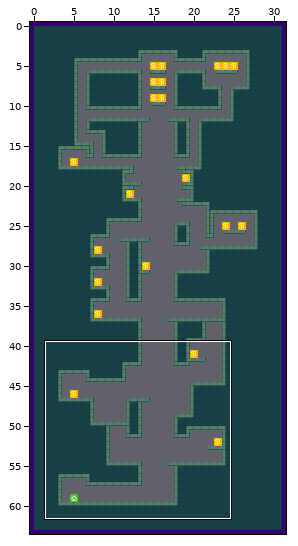
An edit to a level. Tiled map, src/assets/tiled/maps/level_vertical.tmx. The first picture is a wide view before the edit; the outline marks the close-up.
Close-up. The starting point:
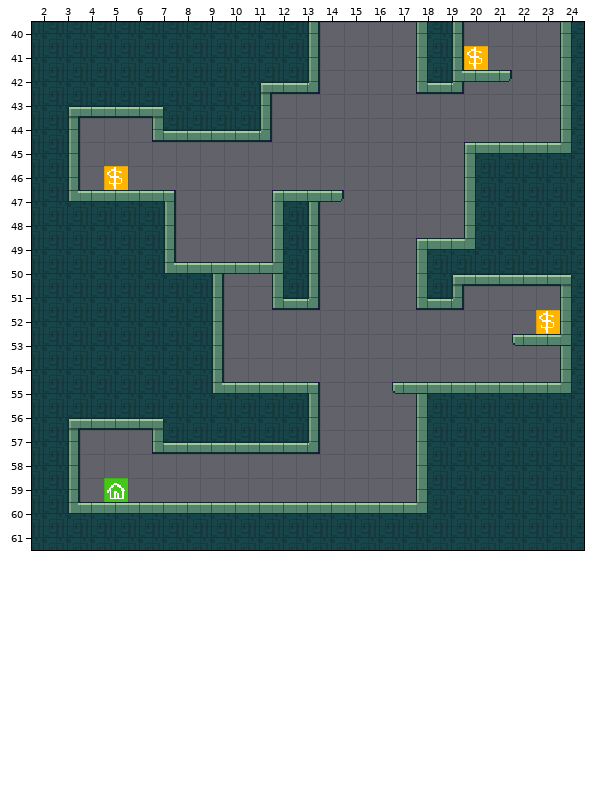
Cells are 16x16 px. Shown: x 2..24, y 40..61. The commit also changed other parts of the map, which this record leaves out.
And afterwards:
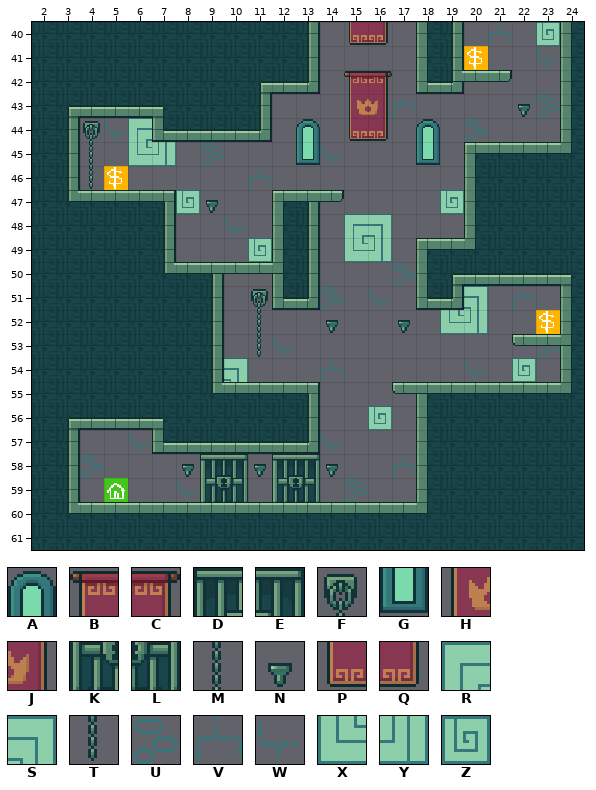
Key: from "tileset_decoration": A 0, B 1, C 2, D 3, E 4, F 5, G 6, H 7, J 8, K 9, L 10, M 11, N 12, P 13, Q 14, R 15, S 16, T 17, U 18, V 19, W 20, X 21, Y 22, Z 23.
_ is an empty cell, . an unchanged one.
The edit:
--- layer "layer_decoration"
@@ x 4..23 @@
-40 ...........__...._._
-41 ..................._
-42 ...........__.......
-43 ...........___....__
-44 ___......_.__._._...
-45 _.__._...__..._.....
-46 _......_............
-47 ....__........._....
-48 ......_....__.......
-49 ......._...__.......
-50 ............._......
-51 ......._.._._..._._.
-52 ......._.._.._.__...
-53 .......__.........._
-54 ......_..._....._._.
+40 ...........PQ....V.Z
+41 ...................W
+42 ...........BC.......
+43 ...........HJV....NU
+44 FWR......A.PQ.A.U...
+45 M.XY.U...GW...G.....
+46 T......V............
+47 ....ZN.........Z....
+48 ......W....RS.......
+49 .......Z...XY.......
+50 .............U......
+51 .......F..U.W...S.V.
+52 .......M..N..N.XY...
+53 .......TW..........U
+54 ......S...V.....W.Z.
@@ x 4..17 @@
-56 ............_.
-57 .._......._...
-58 _..._______.._
-59 ....___.__._..
+56 ............Z.
+57 ..W.......W...
+58 U...NDENDEN..V
+59 ....WKL.KL.U..
